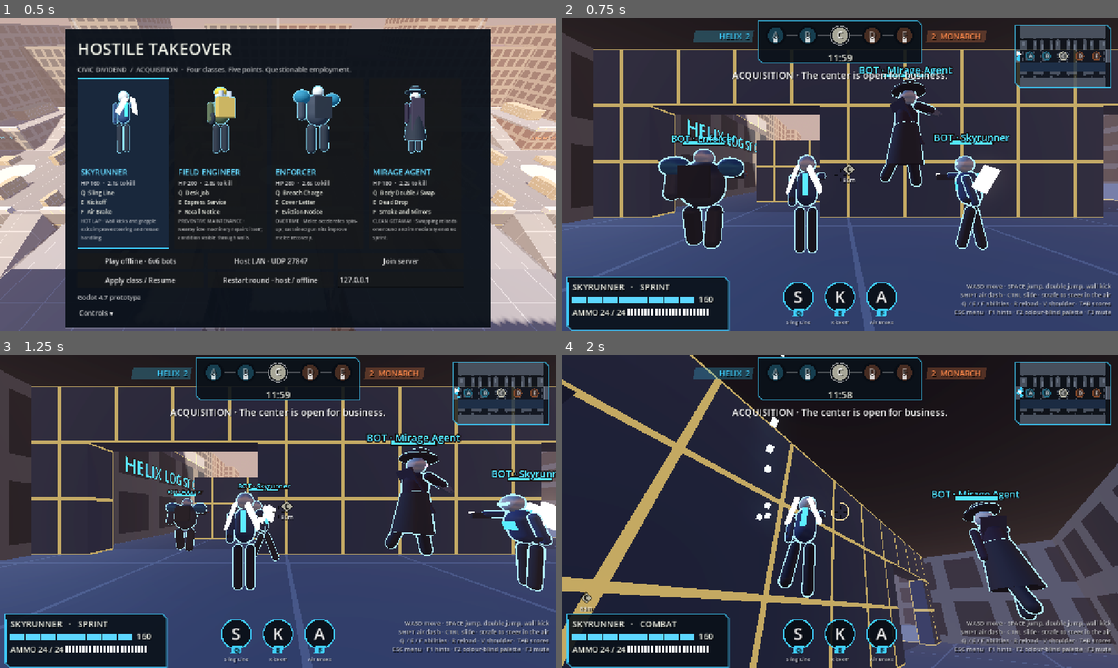
Above: before the commit, frames 1-4 (two rows, left to right).
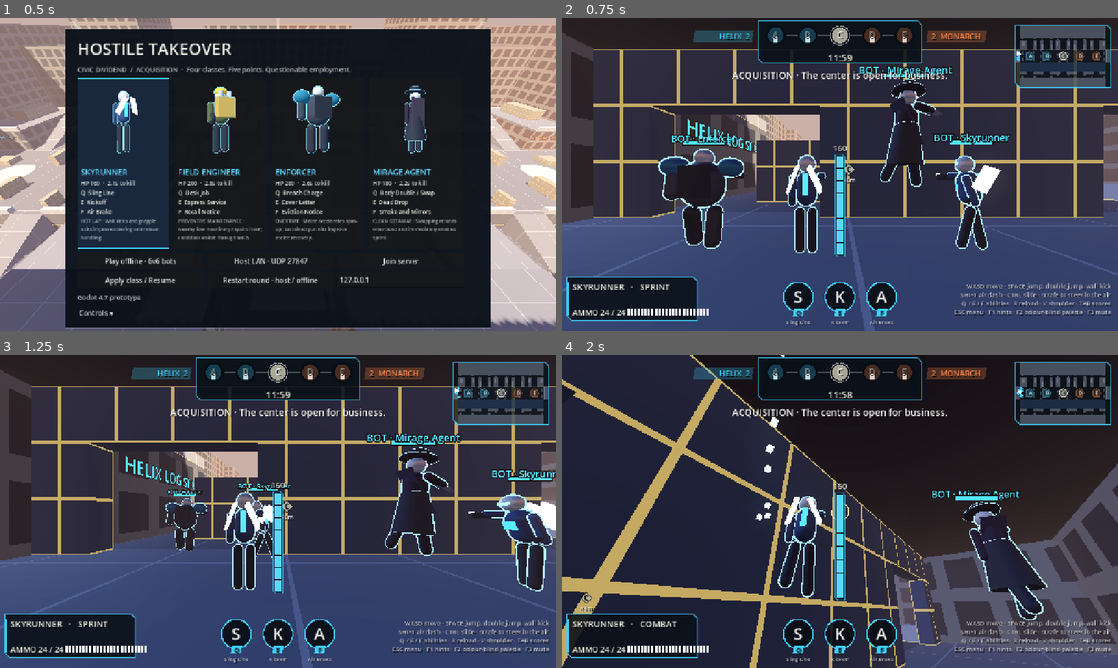
Above: after the commit, the same moments.

Repository: slimefromdq/hostile-takeover
Game: Godot game, scene res://scenes/main.tscn
Two runs of this game, one before a commit and one after it. Both use one fixed random seed, a clock stepped at 60 frames per second and the inputs below.
Inputs (mouse positions are in pixels of both pictures, inside the frame that each line leads up to):
- Up to frame 1 (0.5 s): no input
- Up to frame 2 (0.75 s): click "Play offline · 6v6 bots" at 0.5 s
- Up to frame 3 (1.25 s): no input
- Up to frame 4 (2 s): tap Enter at 1.25 s; move the mouse to (867, 511) at 1.27 s; hold W (forward) from 1.28 s (still down); hold Right mouse button (alt) from 1.28 s (still down); click (867, 511) at 1.42 s; tap Space (jump) at 1.52 s

Frame 1 is identical in both runs. In frame 2, 2.9% of the frame differs, in the area x 0-52%, y 40-100%; in frame 3, 2.9%; in frame 4, 3.0%, in the area x 0-52%, y 41-100%.

Commit message:
HUD: vertical HP bar beside the player model
Co-Authored-By: Claude Sonnet 5.5 <noreply@anthropic.com>
Claude-Session: https://claude.ai/code/session_01RdU4YqXsdDijyWK3Nktgmh

Diff:
--- a/HostileTakeover/scripts/hud.gd
+++ b/HostileTakeover/scripts/hud.gd
@@ -130,6 +130,7 @@
 		_draw_waypoint(p)
 		_draw_crosshair(p)
 		_draw_player_panel(p)
+		_draw_health_bar(p)
 		_draw_ability_bar(p)
 	_draw_notice()
 	_draw_feed()
@@ -249,21 +250,9 @@
 	var team_color := Visuals.team_color(p.team)
 	var mode := "SPRINT" if p.idle_weapon >= 1.25 else "COMBAT"
 	var base_y := size.y - 24.0
-	UiStyle.draw_panel(self, Rect2(12, base_y - 100.0, 372.0, 122.0), UiStyle.PANEL, Color(team_color, 0.85))
-	draw_rect(Rect2(12, base_y - 88.0, 4, 98.0), team_color)
+	UiStyle.draw_panel(self, Rect2(12, base_y - 100.0, 300.0, 100.0), UiStyle.PANEL, Color(team_color, 0.85))
+	draw_rect(Rect2(12, base_y - 88.0, 4, 76.0), team_color)
 	text(Vector2(24, base_y - 70), "%s   ·   %s" % [p.spec.title.to_upper(), mode], 20)
-	var segments := int(ceil(p.spec.health / 20.0))
-	var total_w := 280.0
-	var seg_w := (total_w - (segments - 1) * 2.0) / segments
-	var fraction: float = p.hp / p.spec.health
-	var fill := team_color.lightened(0.15) if fraction > 0.35 else Color(1.0, 0.3 + 0.2 * sin(Time.get_ticks_msec() / 120.0), 0.25)
-	for i in range(segments):
-		var x := 24.0 + i * (seg_w + 2.0)
-		draw_rect(Rect2(x, base_y - 56, seg_w, 16), Color(1, 1, 1, 0.08))
-		var f := clampf((p.hp - i * 20.0) / 20.0, 0.0, 1.0)
-		if f > 0.0:
-			draw_rect(Rect2(x, base_y - 56, seg_w * f, 16), fill)
-	text(Vector2(24 + total_w + 10, base_y - 42), "%d" % int(ceil(p.hp)), 20)
 	if p.reload_timer > 0.0:
 		text(Vector2(24, base_y - 12), "RELOADING", 18, Color("ffe2a3"))
 	else:
@@ -275,6 +264,37 @@
 		draw_rect(Rect2(Vector2.ZERO, size), Color(0, 0, 0, 0.45))
 		centered(size.x / 2.0, size.y / 2.0 - 30.0, "ELIMINATED", 40, Color("ff6a5a"))
 		centered(size.x / 2.0, size.y / 2.0 + 10.0, "Respawn in %.1fs  ·  Esc to change class" % maxf(0.0, p.dead_time), 20)
+
+# Vertical HP bar anchored beside the player's on-screen model (segments of 20 HP, bottom up).
+func _draw_health_bar(p: Fighter) -> void:
+	var camera := get_viewport().get_camera_3d()
+	if camera == null or p.hp <= 0:
+		return
+	var feet: Vector3 = p.global_position
+	var head: Vector3 = feet + Vector3.UP * 1.9
+	var side: Vector3 = camera.global_transform.basis.x * 0.65
+	if camera.is_position_behind(head + side):
+		return
+	var bottom := camera.unproject_position(feet + side)
+	var top := camera.unproject_position(head + side)
+	var h := clampf(bottom.y - top.y, 80.0, 360.0)
+	var mid := (bottom + top) * 0.5
+	var rect := Rect2(mid.x - 7.0, mid.y - h / 2.0, 14.0, h)
+	rect.position.x = clampf(rect.position.x, 40.0, size.x - 80.0)
+	rect.position.y = clampf(rect.position.y, 150.0, size.y - 160.0 - h)
+	var team_color := Visuals.team_color(p.team)
+	var fraction: float = clampf(p.hp / p.spec.health, 0.0, 1.0)
+	var fill := team_color.lightened(0.15) if fraction > 0.35 else Color(1.0, 0.3 + 0.2 * sin(Time.get_ticks_msec() / 120.0), 0.25)
+	UiStyle.draw_panel(self, rect.grow(4.0), UiStyle.PANEL, Color(team_color, 0.85), 5.0, 1.5)
+	var segments := int(ceil(p.spec.health / 20.0))
+	var seg_h := (rect.size.y - (segments - 1) * 2.0) / segments
+	for i in range(segments):
+		var y := rect.end.y - (i + 1) * seg_h - i * 2.0
+		draw_rect(Rect2(rect.position.x, y, rect.size.x, seg_h), Color(1, 1, 1, 0.08))
+		var f := clampf((p.hp - i * 20.0) / 20.0, 0.0, 1.0)
+		if f > 0.0:
+			draw_rect(Rect2(rect.position.x, y + seg_h * (1.0 - f), rect.size.x, seg_h * f), fill)
+	text(Vector2(rect.position.x - 20.0, rect.position.y - 12.0), "%d" % int(ceil(p.hp)), 18, UiStyle.TEXT, HORIZONTAL_ALIGNMENT_CENTER, 54.0)
 
 func _draw_ability_bar(p: Fighter) -> void:
 	var cx := size.x / 2.0
Binary file changed: HostileTakeover/docs/previews/preview_hud.png
Binary file changed: HostileTakeover/docs/previews/preview_scoreboard.png
